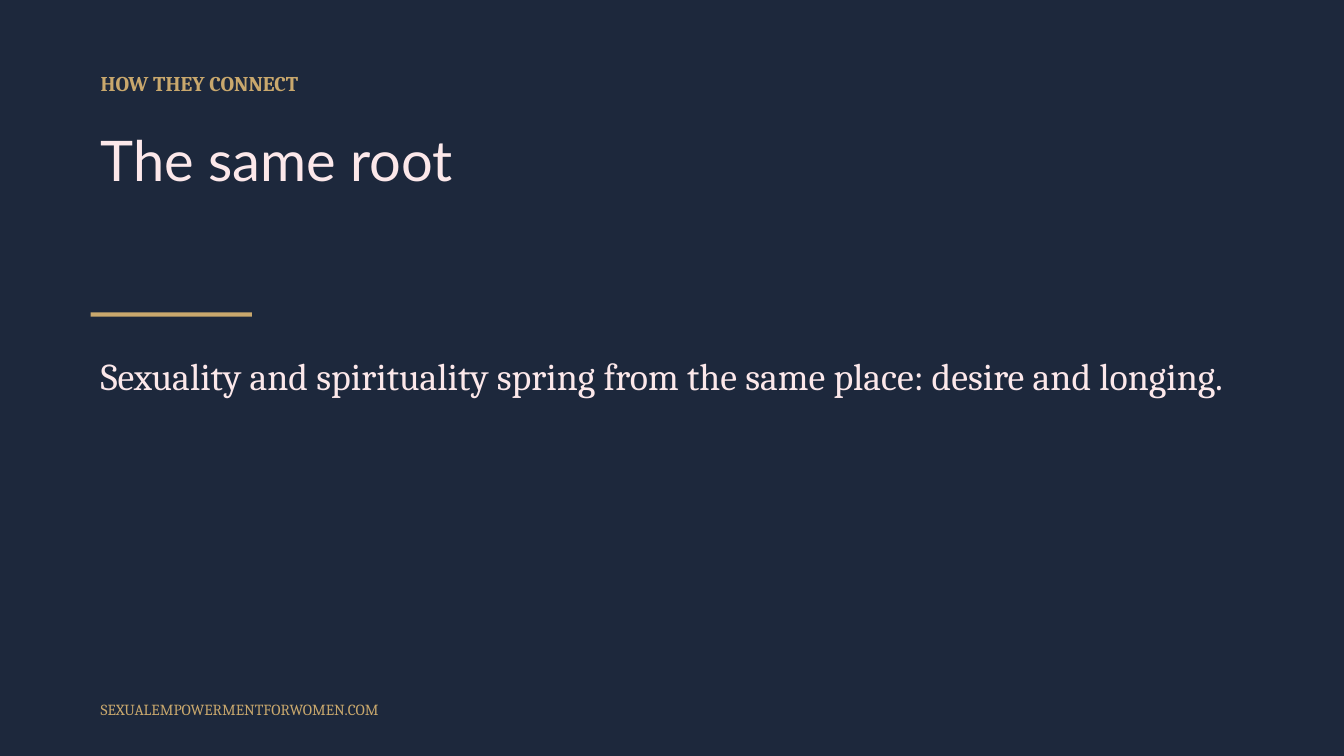
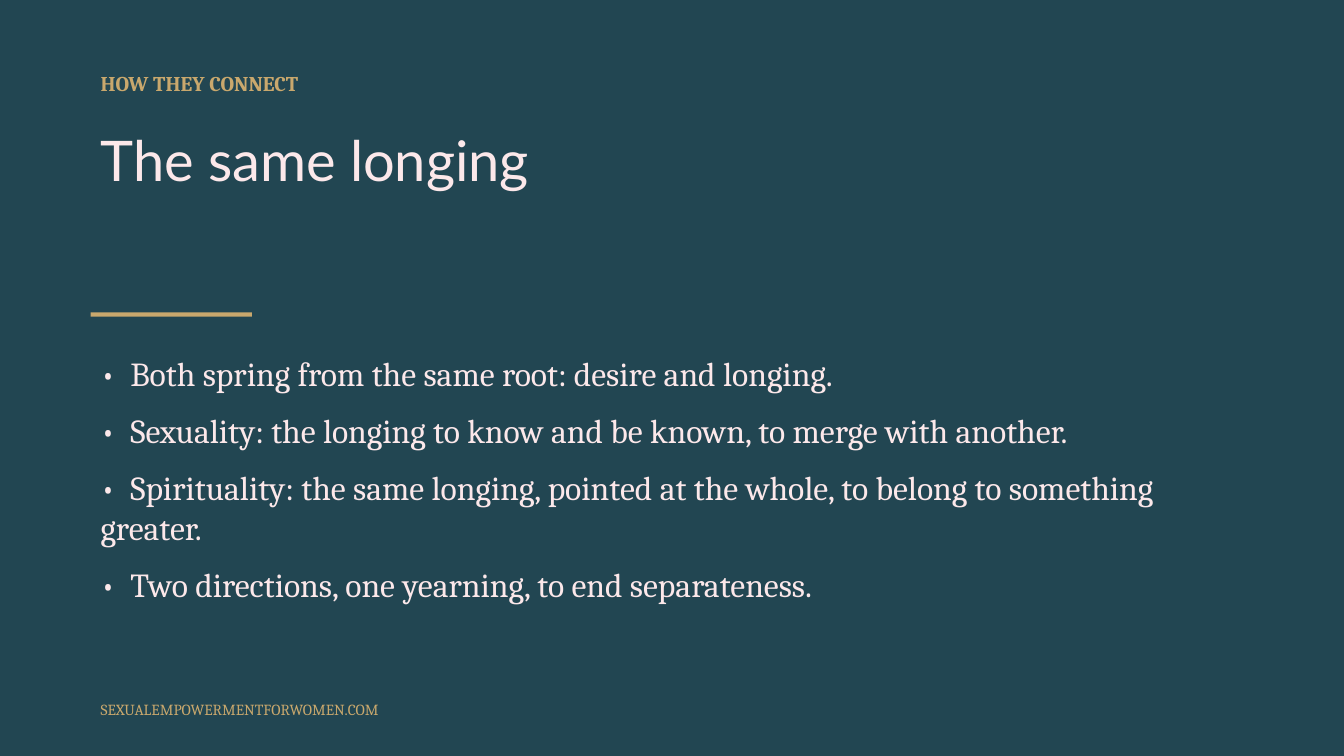
Before and after one commit to tarisha-starr/GitHub-folder, a slide deck: slide 3 of content/sessions/slides/Spirituality-in-Sexuality-Research.pptx (slide 5 before the commit). Drawn at 1344x756 pixels with LibreOffice and Linux fonts; fonts in the diff are those of the drawing. Boxes give left, top, right and bottom in pixels: in the first picture for what was removed or moved away, otherwise in the second. Text is boxed around its words. In the diff, an @@ line names an element or a change of style, - is before the commit and + after.

```diff
--- a/content/sessions/slides/Spirituality-in-Sexuality-Research.pptx
+++ b/content/sessions/slides/Spirituality-in-Sexuality-Research.pptx
@@ background #1D283C to #224652 @@
@@ text at [101, 139, 529, 192]: text changed @@
-The same root
+The same longing
@@ text at [101, 362, 1153, 605]: text changed; size 27 to 24 pt @@
-Sexuality and spirituality spring from the same place: desire and longing.
+• Both spring from the same root: desire and longing.
+• Sexuality: the longing to know and be known, to merge with another.
+• Spirituality: the same longing, pointed at the whole, to belong to something greater.
+• Two directions, one yearning, to end separateness.
```
Also in this commit, not shown: 4 other slides changed, 6 slides removed, 1 other file.
